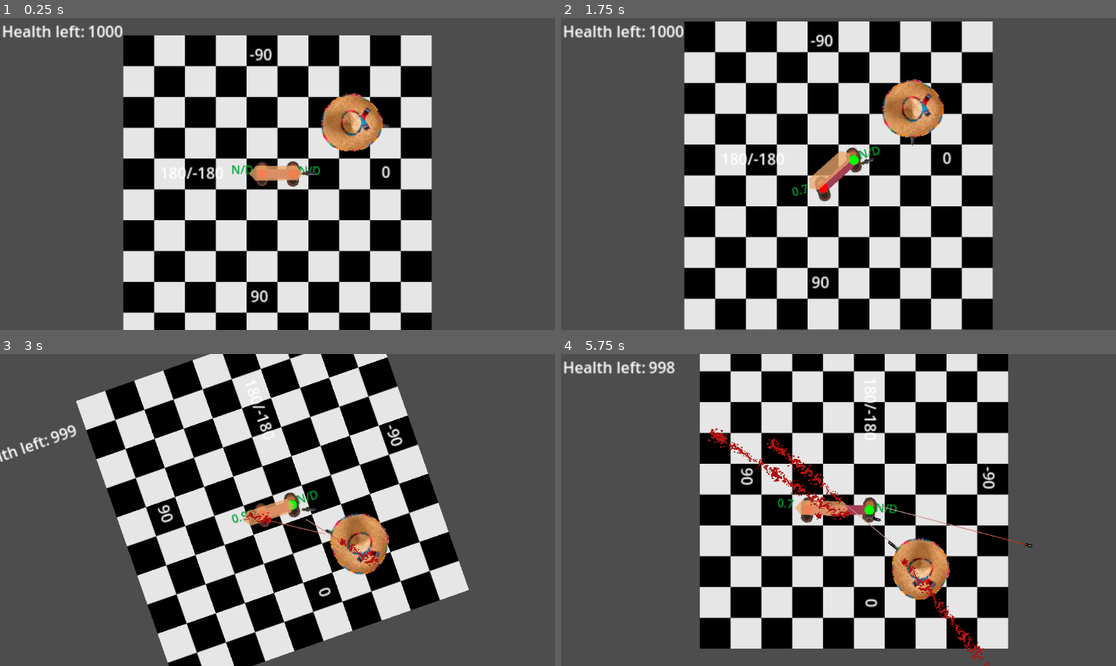
Above: before the commit, frames 1-4 (two rows, left to right).
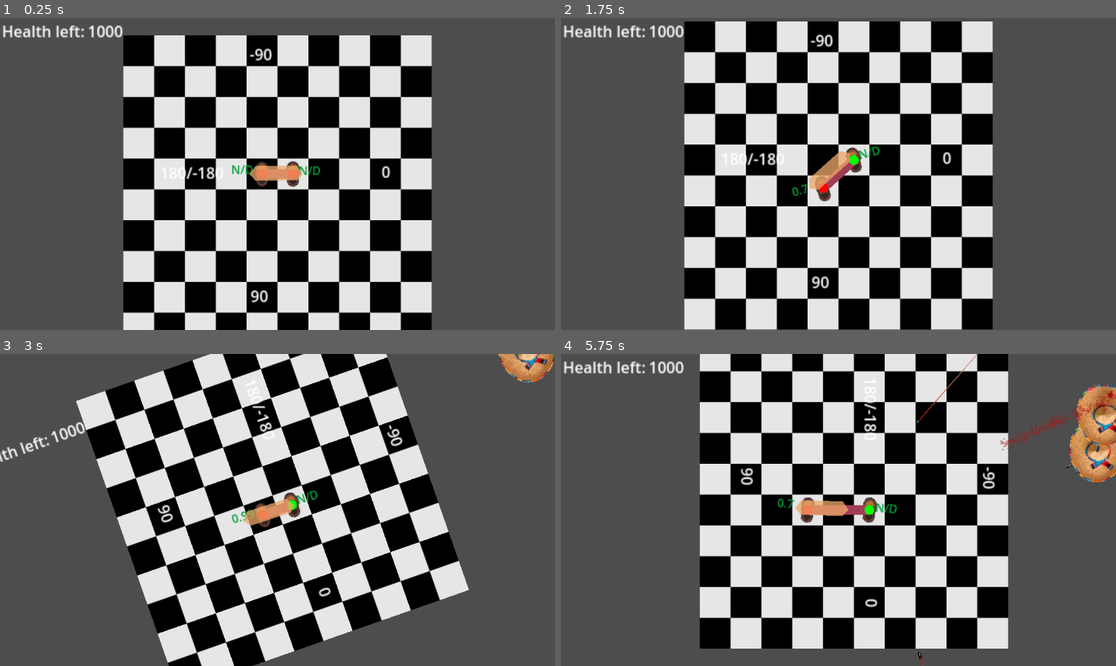
Above: after the commit, the same moments.

Repository: Meatplanter/Kelp_44
Game: Godot game, scene res://game.tscn
The game is run twice, just before and just after one commit, with the same random seed, the same clock (stepped at 60 frames per second) and the same inputs.
Inputs:
- Up to frame 1 (0.25 s): no input
- Up to frame 2 (1.75 s): hold D (LS_move_right) 0.53-1.28 s; hold M (ChangeMode) 0.53-1.28 s; tap Enter at 1.25 s; hold X (LS_move_down) from 1.28 s (still down); tap M (ChangeMode) at 1.35 s
- Up to frame 3 (3 s): release X (LS_move_down) at 2.03 s; hold D (LS_move_right) 2.03-2.78 s; hold M (ChangeMode) 2.03-2.78 s; hold Q (LS_move_leftup) from 2.78 s (still down); tap M (ChangeMode) at 2.85 s
- Up to frame 4 (5.75 s): release Q (LS_move_leftup) at 3.53 s; hold M (ChangeMode) 3.53-4.28 s; hold A (LS_move_left) 3.53-5.03 s; tap M (ChangeMode) at 4.35 s; hold X (LS_move_down) from 5.03 s (still down); hold M (ChangeMode) from 5.03 s (still down)

The runs differ from the first frame. In frame 1, 1.7% of the frame differs, in the area x 54-71%, y 24-51%; in frame 2, 1.7%; in frame 3, 2.6%; in frame 4, 5.6%, in the area x 15-100%, y 0-100%.

Commit message:
Added blood_trail_px / blood_trail_pc

Diff:
--- a/Bullet.gd
+++ b/Bullet.gd
@@ -11,7 +11,7 @@
 var shootingPoint
 var shootingDistance
 
-var bloodTrailScene = preload("res://blood_trail.tscn")
+var bloodTrailScene = preload("res://blood_trail_pc.tscn")
 
 func _ready() -> void:
 	shootingPoint = global_position
--- a/blood_trail.tscn
+++ /dev/null
@@ -1,9 +0,0 @@
-[gd_scene load_steps=2 format=3 uid="uid://did2gn7ltygx6"]
-
-[ext_resource type="Texture2D" uid="uid://3x6wpddqu4d8" path="res://Assets/BloodSplatter2.png" id="1_p8b0v"]
-
-[node name="BloodTrail" type="Area2D"]
-
-[node name="BloodSplatter2" type="Sprite2D" parent="."]
-texture_filter = 1
-texture = ExtResource("1_p8b0v")
--- /dev/null
+++ b/blood_trail_pc.tscn
@@ -0,0 +1,10 @@
+[gd_scene load_steps=2 format=3 uid="uid://dq4hevwntd1aw"]
+
+[ext_resource type="Texture2D" uid="uid://3x6wpddqu4d8" path="res://Assets/BloodSplatter2.png" id="1_1y17q"]
+
+[node name="blood_trail_pc" type="Area2D"]
+
+[node name="BloodSplatter2" type="Sprite2D" parent="."]
+modulate = Color(1, 1, 1, 0.435294)
+texture_filter = 1
+texture = ExtResource("1_1y17q")
--- /dev/null
+++ b/blood_trail_px.tscn
@@ -0,0 +1,309 @@
+[gd_scene load_steps=4 format=3 uid="uid://did2gn7ltygx6"]
+
+[ext_resource type="Texture2D" uid="uid://o106m6cstn34" path="res://Assets/PixelDRed.png" id="1_ekirg"]
+[ext_resource type="Texture2D" uid="uid://bg41wgpmhyjmn" path="res://Assets/PixelLRed.png" id="2_5q1cd"]
+
+[sub_resource type="CircleShape2D" id="CircleShape2D_vwhr7"]
+radius = 0.5
+
+[node name="BloodTrail_px" type="Area2D"]
+position = Vector2(0, -1)
+
+[node name="RigidBody2D" type="RigidBody2D" parent="."]
+collision_layer = 0
+gravity_scale = 0.0
+linear_damp = 3.0
+
+[node name="PixelDRed" type="Sprite2D" parent="RigidBody2D"]
+texture = ExtResource("1_ekirg")
+
+[node name="CollisionShape2D" type="CollisionShape2D" parent="RigidBody2D"]
+shape = SubResource("CircleShape2D_vwhr7")
+
+[node name="RigidBody2D2" type="RigidBody2D" parent="."]
+position = Vector2(1, -1)
+collision_layer = 0
+gravity_scale = 0.0
+linear_damp = 3.0
+
+[node name="PixelDRed" type="Sprite2D" parent="RigidBody2D2"]
+texture = ExtResource("1_ekirg")
+
+[node name="CollisionShape2D" type="CollisionShape2D" parent="RigidBody2D2"]
+shape = SubResource("CircleShape2D_vwhr7")
+
+[node name="RigidBody2D3" type="RigidBody2D" parent="."]
+position = Vector2(1, 1)
+collision_layer = 0
+gravity_scale = 0.0
+linear_damp = 3.0
+
+[node name="PixelDRed" type="Sprite2D" parent="RigidBody2D3"]
+texture = ExtResource("1_ekirg")
+
+[node name="CollisionShape2D" type="CollisionShape2D" parent="RigidBody2D3"]
+shape = SubResource("CircleShape2D_vwhr7")
+
+[node name="RigidBody2D4" type="RigidBody2D" parent="."]
+position = Vector2(2, -1)
+collision_layer = 0
+gravity_scale = 0.0
+linear_damp = 3.0
+
+[node name="PixelDRed" type="Sprite2D" parent="RigidBody2D4"]
+texture = ExtResource("1_ekirg")
+
+[node name="CollisionShape2D" type="CollisionShape2D" parent="RigidBody2D4"]
+shape = SubResource("CircleShape2D_vwhr7")
+
+[node name="RigidBody2D5" type="RigidBody2D" parent="."]
+position = Vector2(2, 2)
+collision_layer = 0
+gravity_scale = 0.0
+linear_damp = 3.0
+
+[node name="PixelDRed" type="Sprite2D" parent="RigidBody2D5"]
+texture = ExtResource("1_ekirg")
+
+[node name="CollisionShape2D" type="CollisionShape2D" parent="RigidBody2D5"]
+shape = SubResource("CircleShape2D_vwhr7")
+
+[node name="RigidBody2D6" type="RigidBody2D" parent="."]
+position = Vector2(3, 1)
+collision_layer = 0
+gravity_scale = 0.0
+linear_damp = 3.0
+
+[node name="PixelDRed" type="Sprite2D" parent="RigidBody2D6"]
+texture = ExtResource("1_ekirg")
+
+[node name="CollisionShape2D" type="CollisionShape2D" parent="RigidBody2D6"]
+shape = SubResource("CircleShape2D_vwhr7")
+
+[node name="RigidBody2D7" type="RigidBody2D" parent="."]
+position = Vector2(3, 3)
+collision_layer = 0
+gravity_scale = 0.0
+linear_damp = 3.0
+
+[node name="PixelDRed" type="Sprite2D" parent="RigidBody2D7"]
+texture = ExtResource("1_ekirg")
+
+[node name="CollisionShape2D" type="CollisionShape2D" parent="RigidBody2D7"]
+shape = SubResource("CircleShape2D_vwhr7")
+
+[node name="RigidBody2D8" type="RigidBody2D" parent="."]
+position = Vector2(0, 2)
+collision_layer = 0
+gravity_scale = 0.0
+linear_damp = 3.0
+
+[node name="PixelDRed" type="Sprite2D" parent="RigidBody2D8"]
+texture = ExtResource("1_ekirg")
+
+[node name="CollisionShape2D" type="CollisionShape2D" parent="RigidBody2D8"]
+shape = SubResource("CircleShape2D_vwhr7")
+
+[node name="RigidBody2D9" type="RigidBody2D" parent="."]
+position = Vector2(-1, 2)
+collision_layer = 0
+gravity_scale = 0.0
+linear_damp = 3.0
+
+[node name="PixelDRed" type="Sprite2D" parent="RigidBody2D9"]
+texture = ExtResource("1_ekirg")
+
+[node name="CollisionShape2D" type="CollisionShape2D" parent="RigidBody2D9"]
+shape = SubResource("CircleShape2D_vwhr7")
+
+[node name="RigidBody2D10" type="RigidBody2D" parent="."]
+position = Vector2(-2, 1)
+collision_layer = 0
+gravity_scale = 0.0
+linear_damp = 3.0
+
+[node name="PixelDRed" type="Sprite2D" parent="RigidBody2D10"]
+texture = ExtResource("1_ekirg")
+
+[node name="CollisionShape2D" type="CollisionShape2D" parent="RigidBody2D10"]
+shape = SubResource("CircleShape2D_vwhr7")
+
+[node name="RigidBody2D11" type="RigidBody2D" parent="."]
+position = Vector2(-3, 2)
+collision_layer = 0
+gravity_scale = 0.0
+linear_damp = 3.0
+
+[node name="PixelDRed" type="Sprite2D" parent="RigidBody2D11"]
+texture = ExtResource("1_ekirg")
+
+[node name="CollisionShape2D" type="CollisionShape2D" parent="RigidBody2D11"]
+shape = SubResource("CircleShape2D_vwhr7")
+
+[node name="RigidBody2D12" type="RigidBody2D" parent="."]
+position = Vector2(-4, 1)
+collision_layer = 0
+gravity_scale = 0.0
+linear_damp = 3.0
+
+[node name="PixelDRed" type="Sprite2D" parent="RigidBody2D12"]
+texture = ExtResource("1_ekirg")
+
+[node name="CollisionShape2D" type="CollisionShape2D" parent="RigidBody2D12"]
+shape = SubResource("CircleShape2D_vwhr7")
+
+[node name="RigidBody2D13" type="RigidBody2D" parent="."]
+position = Vector2(-2, 4)
+collision_layer = 0
+gravity_scale = 0.0
+linear_damp = 3.0
+
+[node name="PixelDRed" type="Sprite2D" parent="RigidBody2D13"]
+texture = ExtResource("1_ekirg")
+
+[node name="CollisionShape2D" type="CollisionShape2D" parent="RigidBody2D13"]
+shape = SubResource("CircleShape2D_vwhr7")
+
+[node name="RigidBody2D14" type="RigidBody2D" parent="."]
+position = Vector2(-2, -2)
+collision_layer = 0
+gravity_scale = 0.0
+linear_damp = 3.0
+
+[node name="PixelDRed" type="Sprite2D" parent="RigidBody2D14"]
+texture = ExtResource("1_ekirg")
+
+[node name="CollisionShape2D" type="CollisionShape2D" parent="RigidBody2D14"]
+shape = SubResource("CircleShape2D_vwhr7")
+
+[node name="RigidBody2D15" type="RigidBody2D" parent="."]
+position = Vector2(0, -3)
+collision_layer = 0
+gravity_scale = 0.0
+linear_damp = 3.0
+
+[node name="PixelDRed" type="Sprite2D" parent="RigidBody2D15"]
+texture = ExtResource("1_ekirg")
+
+[node name="CollisionShape2D" type="CollisionShape2D" parent="RigidBody2D15"]
+shape = SubResource("CircleShape2D_vwhr7")
+
+[node name="RigidBody2D16" type="RigidBody2D" parent="."]
+position = Vector2(0, 1)
+collision_layer = 0
+gravity_scale = 0.0
+linear_damp = 3.0
+
+[node name="PixelLRed" type="Sprite2D" parent="RigidBody2D16"]
+texture = ExtResource("2_5q1cd")
+
+[node name="CollisionShape2D" type="CollisionShape2D" parent="RigidBody2D16"]
+shape = SubResource("CircleShape2D_vwhr7")
+
+[node name="RigidBody2D17" type="RigidBody2D" parent="."]
+position = Vector2(-1, 1)
+collision_layer = 0
+gravity_scale = 0.0
+linear_damp = 3.0
+
+[node name="PixelLRed" type="Sprite2D" parent="RigidBody2D17"]
+texture = ExtResource("2_5q1cd")
+
+[node name="CollisionShape2D" type="CollisionShape2D" parent="RigidBody2D17"]
+shape = SubResource("CircleShape2D_vwhr7")
+
+[node name="RigidBody2D18" type="RigidBody2D" parent="."]
+position = Vector2(-2, 2)
+collision_layer = 0
+gravity_scale = 0.0
+linear_damp = 3.0
+
+[node name="PixelLRed" type="Sprite2D" parent="RigidBody2D18"]
+texture = ExtResource("2_5q1cd")
+
+[node name="CollisionShape2D" type="CollisionShape2D" parent="RigidBody2D18"]
+shape = SubResource("CircleShape2D_vwhr7")
+
+[node name="RigidBody2D19" type="RigidBody2D" parent="."]
+position = Vector2(-3, 1)
+collision_layer = 0
+gravity_scale = 0.0
+linear_damp = 3.0
+
+[node name="PixelLRed" type="Sprite2D" parent="RigidBody2D19"]
+texture = ExtResource("2_5q1cd")
+
+[node name="CollisionShape2D" type="CollisionShape2D" parent="RigidBody2D19"]
+shape = SubResource("CircleShape2D_vwhr7")
+
+[node name="RigidBody2D20" type="RigidBody2D" parent="."]
+position = Vector2(1, 4)
+collision_layer = 0
+gravity_scale = 0.0
+linear_damp = 3.0
+
+[node name="PixelLRed" type="Sprite2D" parent="RigidBody2D20"]
+texture = ExtResource("2_5q1cd")
+
+[node name="CollisionShape2D" type="CollisionShape2D" parent="RigidBody2D20"]
+shape = SubResource("CircleShape2D_vwhr7")
+
+[node name="RigidBody2D21" type="RigidBody2D" parent="."]
+position = Vector2(3, 2)
+collision_layer = 0
+gravity_scale = 0.0
+linear_damp = 3.0
+
+[node name="PixelLRed" type="Sprite2D" parent="RigidBody2D21"]
+texture = ExtResource("2_5q1cd")
+
+[node name="CollisionShape2D" type="CollisionShape2D" parent="RigidBody2D21"]
+shape = SubResource("CircleShape2D_vwhr7")
+
+[node name="RigidBody2D22" type="RigidBody2D" parent="."]
+position = Vector2(2, 1)
+collision_layer = 0
+gravity_scale = 0.0
+linear_damp = 3.0
+
+[node name="PixelLRed" type="Sprite2D" parent="RigidBody2D22"]
+texture = ExtResource("2_5q1cd")
+
+[node name="CollisionShape2D" type="CollisionShape2D" parent="RigidBody2D22"]
+shape = SubResource("CircleShape2D_vwhr7")
+
+[node name="RigidBody2D23" type="RigidBody2D" parent="."]
+position = Vector2(1, 0)
+collision_layer = 0
+gravity_scale = 0.0
+linear_damp = 3.0
+
+[node name="PixelLRed" type="Sprite2D" parent="RigidBody2D23"]
+texture = ExtResource("2_5q1cd")
+
+[node name="CollisionShape2D" type="CollisionShape2D" parent="RigidBody2D23"]
+shape = SubResource("CircleShape2D_vwhr7")
+
+[node name="RigidBody2D24" type="RigidBody2D" parent="."]
+position = Vector2(3, -3)
+collision_layer = 0
+gravity_scale = 0.0
+linear_damp = 3.0
+
+[node name="PixelLRed" type="Sprite2D" parent="RigidBody2D24"]
+texture = ExtResource("2_5q1cd")
+
+[node name="CollisionShape2D" type="CollisionShape2D" parent="RigidBody2D24"]
+shape = SubResource("CircleShape2D_vwhr7")
+
+[node name="RigidBody2D25" type="RigidBody2D" parent="."]
+position = Vector2(-3, -1)
+collision_layer = 0
+gravity_scale = 0.0
+linear_damp = 3.0
+
+[node name="PixelLRed" type="Sprite2D" parent="RigidBody2D25"]
+texture = ExtResource("2_5q1cd")
+
+[node name="CollisionShape2D" type="CollisionShape2D" parent="RigidBody2D25"]
+shape = SubResource("CircleShape2D_vwhr7")
--- a/game.tscn
+++ b/game.tscn
@@ -1,8 +1,7 @@
-[gd_scene load_steps=8 format=4 uid="uid://i7ssqk3udw6h"]
+[gd_scene load_steps=7 format=4 uid="uid://i7ssqk3udw6h"]
 
 [ext_resource type="Texture2D" uid="uid://3sssh4smi3wv" path="res://Assets/Resized.png" id="1_e2o6t"]
 [ext_resource type="Script" uid="uid://cxp434ialc278" path="res://game.gd" id="1_fc0e3"]
-[ext_resource type="PackedScene" uid="uid://bqhvigu27dsbf" path="res://enemy.tscn" id="4_fc0e3"]
 [ext_resource type="PackedScene" uid="uid://vpi5u34tocl" path="res://CharBody.tscn" id="5_7jktm"]
 
 [sub_resource type="TileSetAtlasSource" id="TileSetAtlasSource_fc0e3"]
@@ -74,8 +73,5 @@
 offset_bottom = -113.0
 text = "-90"
 
-[node name="Enemy" parent="." instance=ExtResource("4_fc0e3")]
-position = Vector2(93, -54)
-
 [connection signal="timeout" from="BulletSpawnTime" to="." method="_on_bullet_spawn_time_timeout"]
 [connection signal="timeout" from="SlomoBulletSpawnTime" to="." method="_on_slomo_bullet_spawn_time_timeout"]
--- a/global.gd
+++ b/global.gd
@@ -8,7 +8,7 @@
 var CharBodyNode = null
 var RightShoeNode = null
 var LeftShoeNode = null
-var gameMode = 2 # 0 = spawn bullets 1 = spawn enemies
+var gameMode = 0 # 0 = spawn bullets 1 = spawn enemies
 var bulletsDodged = 0
 var enemiesKilled = 0
 var cameraState = 0 #0 looking up, 1 looking right, 2 looking down, 3 looking left
--- a/torso.tscn
+++ b/torso.tscn
@@ -7,6 +7,7 @@
 height = 54.0
 
 [node name="Torso" type="CharacterBody2D"]
+motion_mode = 1
 script = ExtResource("1_50s6g")
 
 [node name="Polygon2D" type="Polygon2D" parent="."]
Binary file added: Assets/PixelDRed.png
Not shown, added: Assets/PixelDRed.png.import
Binary file added: Assets/PixelLRed.png
Not shown, added: Assets/PixelLRed.png.import
